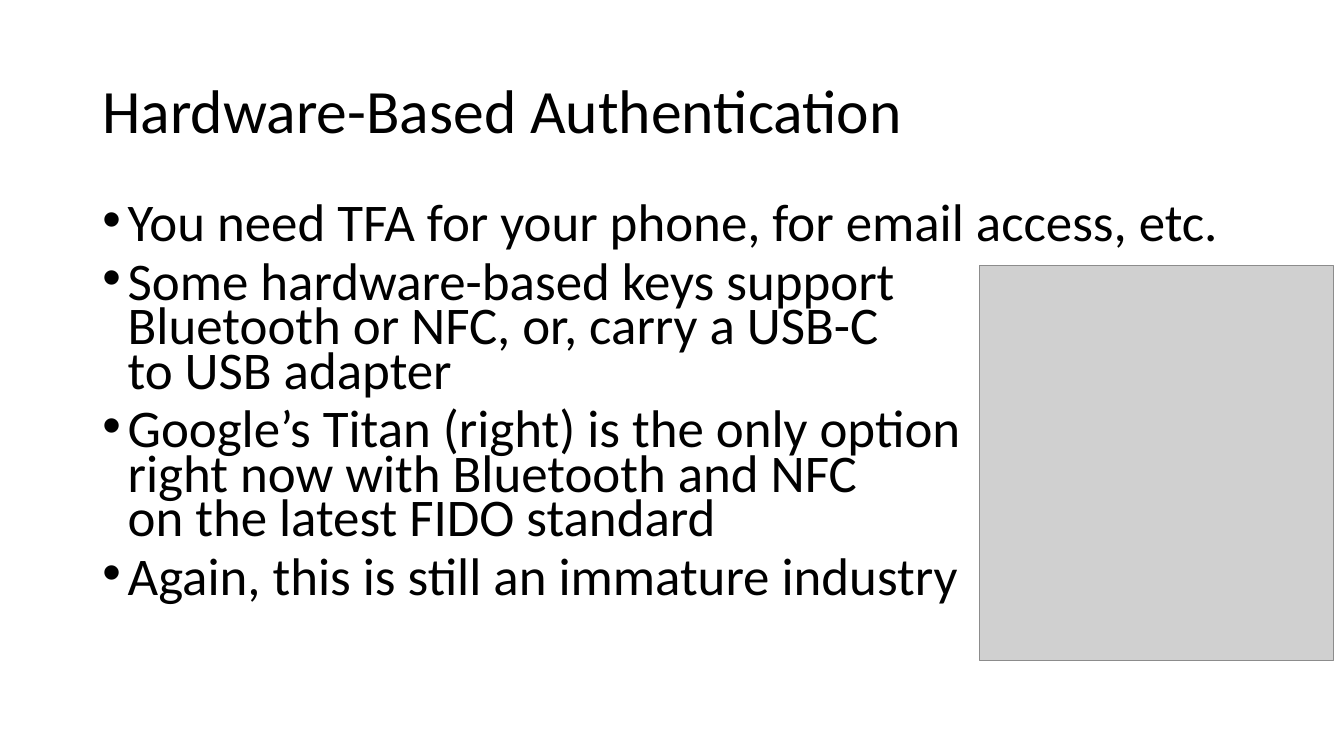
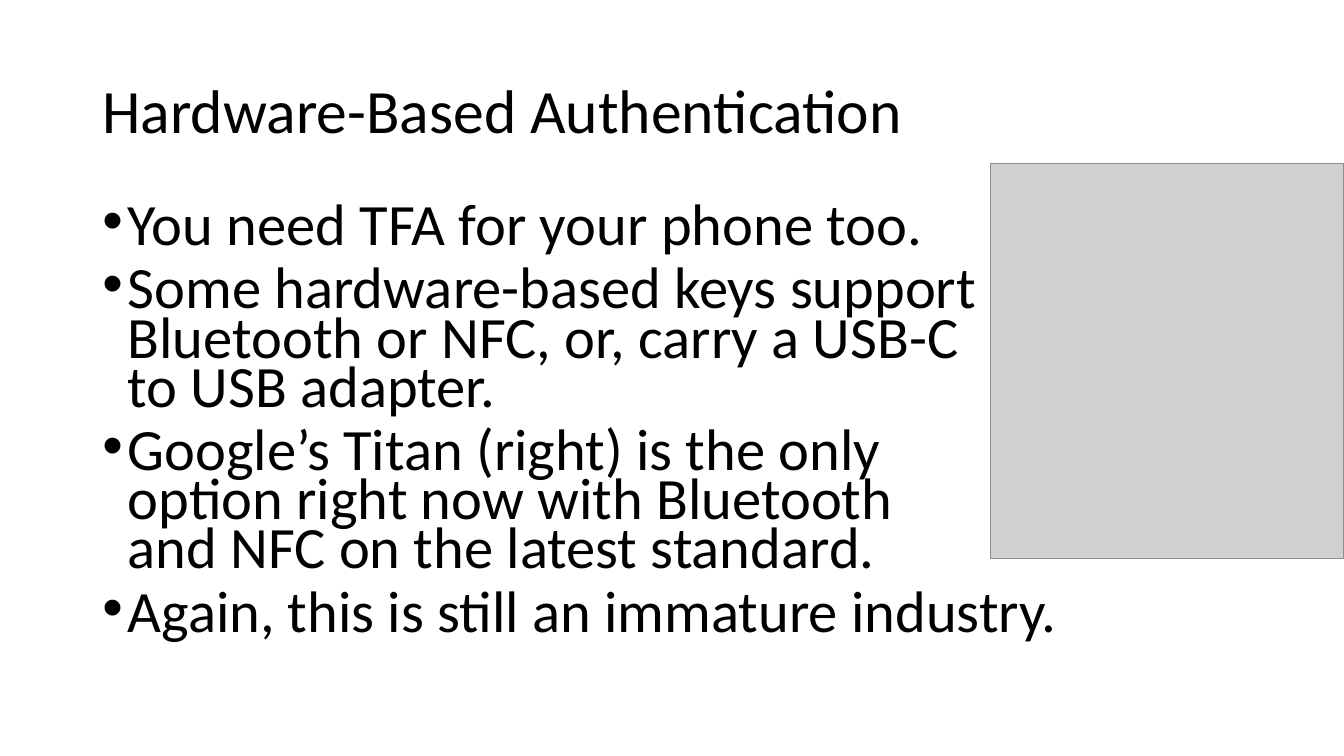
Before and after one commit to williamadba/Public-Presentations, a slide deck: slide 29 of Personal Practical Cybersecurity/Personal Practical Cybersecurity.pptx (slide 28 before the commit). Drawn at 1344x756 pixels with LibreOffice and Linux fonts; fonts in the diff are those of the drawing; grey boxes stand for pictures. Boxes give left, top, right and bottom in pixels: in the first picture for what was removed or moved away, otherwise in the second. Text is boxed around its words. In the diff, an @@ line names an element or a change of style, - is before the commit and + after.

```diff
--- a/Personal Practical Cybersecurity/Personal Practical Cybersecurity.pptx
+++ b/Personal Practical Cybersecurity/Personal Practical Cybersecurity.pptx
@@ picture: place and size @@
-picture at (980,265,1334,660)
+picture at (990,163,1344,559)
@@ text at (128,204,1057,642): text changed; size 37.8 to 41.9 pt @@
-• You need TFA for your phone, for email access, etc.
-• Some hardware-based keys support
-  Bluetooth or NFC, or, carry a USB-C
-  to USB adapter
-• Google’s Titan (right) is the only option
-  right now with Bluetooth and NFC
-  on the latest FIDO standard
-• Again, this is still an immature industry
+• You need TFA for your phone too.
+• Some hardware-based keys support
+  Bluetooth or NFC, or, carry a USB-C
+  to USB adapter.
+• Google’s Titan (right) is the only
+  option right now with Bluetooth
+  and NFC on the latest standard.
+• Again, this is still an immature industry.
```
Also in this commit, not shown: 15 other slides changed, 1 slide added, 1 slide removed.
